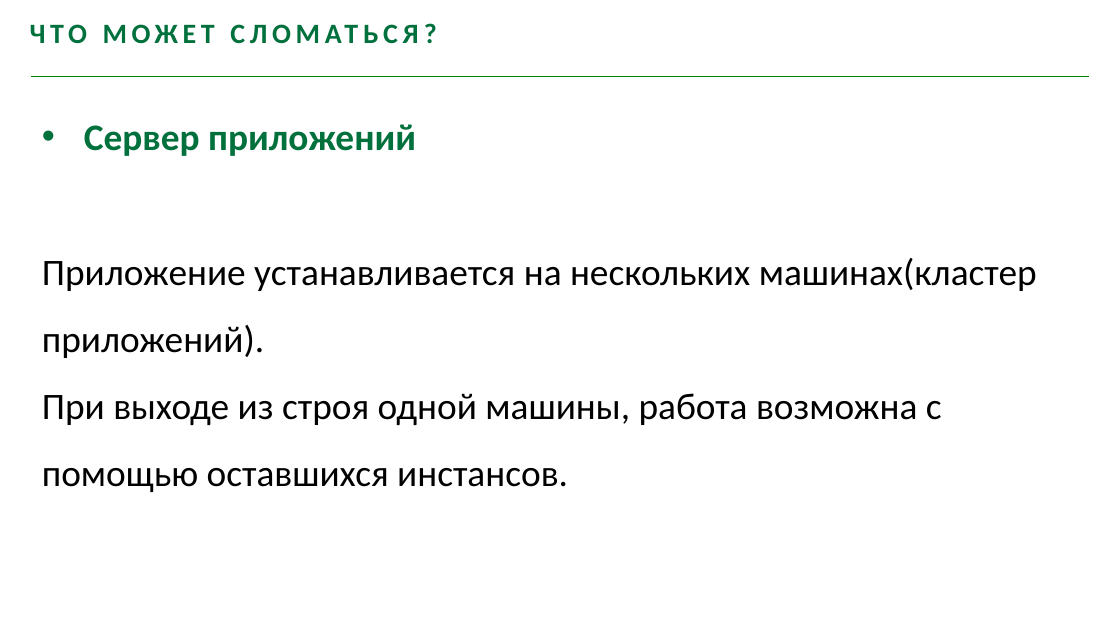
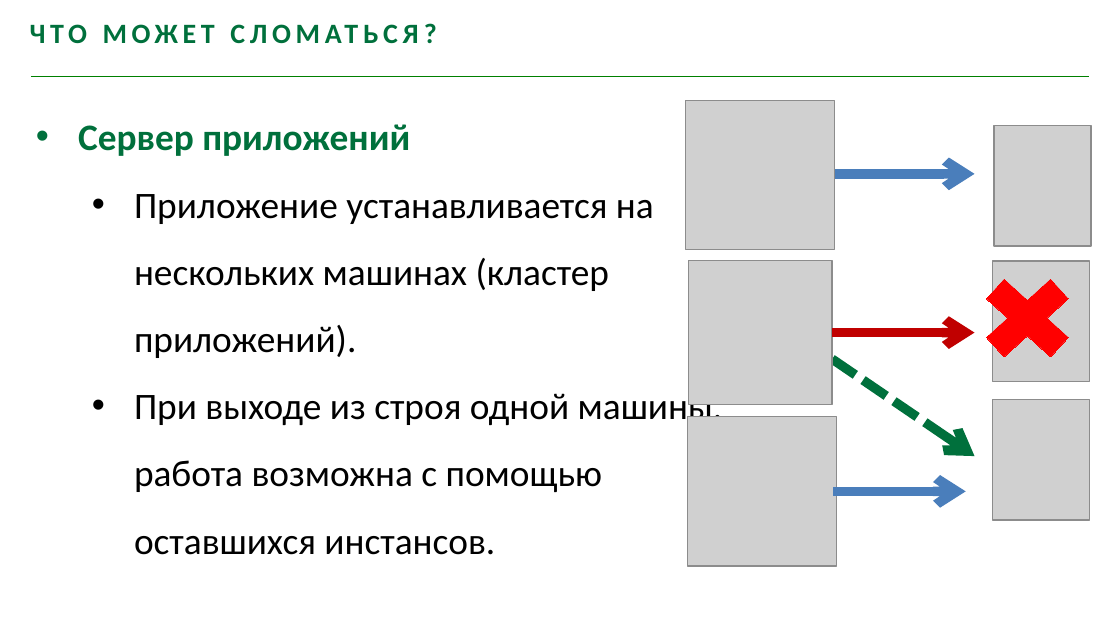
Before and after one commit to youhavebeenforked/JavaSchoolCourse, a slide deck: slide 14 of lessons/18_Hibernate/Лекция Distributed Systems.pptx (slide 13 before the commit). Drawn at 1120x630 pixels with LibreOffice and Linux fonts; fonts in the diff are those of the drawing; grey boxes stand for pictures; background and template pictures are left out. Boxes give left, top, right and bottom in pixels: in the first picture for what was removed or moved away, otherwise in the second. Text is boxed around its words. In the diff, an @@ line names an element or a change of style, - is before the commit and + after.

```diff
--- a/lessons/18_Hibernate/Лекция Distributed Systems.pptx
+++ b/lessons/18_Hibernate/Лекция Distributed Systems.pptx
@@ picture added at (685, 101, 834, 250) @@
@@ picture added at (995, 125, 1092, 245) @@
@@ arrow added from (832, 174) to (974, 174), #4B7EBC 6 pt @@
@@ text at (134, 194, 654, 358): text changed @@
-Приложение устанавливается на нескольких машинах(кластер приложений).
+  • Приложение устанавливается на нескольких машинах (кластер приложений).
@@ picture added at (689, 261, 832, 404) @@
@@ cross added at (965, 262, 1089, 374), fill #FF0000, outline #FF0000 0 pt @@
@@ picture added at (992, 261, 1090, 381) @@
@@ arrow added from (832, 333) to (974, 333), #C00000 6 pt @@
@@ text at (134, 388, 723, 555): bullet none to •; list level 1 to 2 in "При выходе из строя одной ..." @@
@@ arrow added from (832, 360) to (974, 456), #00703C 6 pt dashed @@
@@ picture added at (688, 417, 837, 566) @@
@@ picture added at (992, 400, 1090, 520) @@
@@ arrow added from (833, 492) to (965, 492), #4B7EBC 6 pt @@
```
Also in this commit, not shown: 4 other slides changed, 1 slide added, 2 slides removed.
